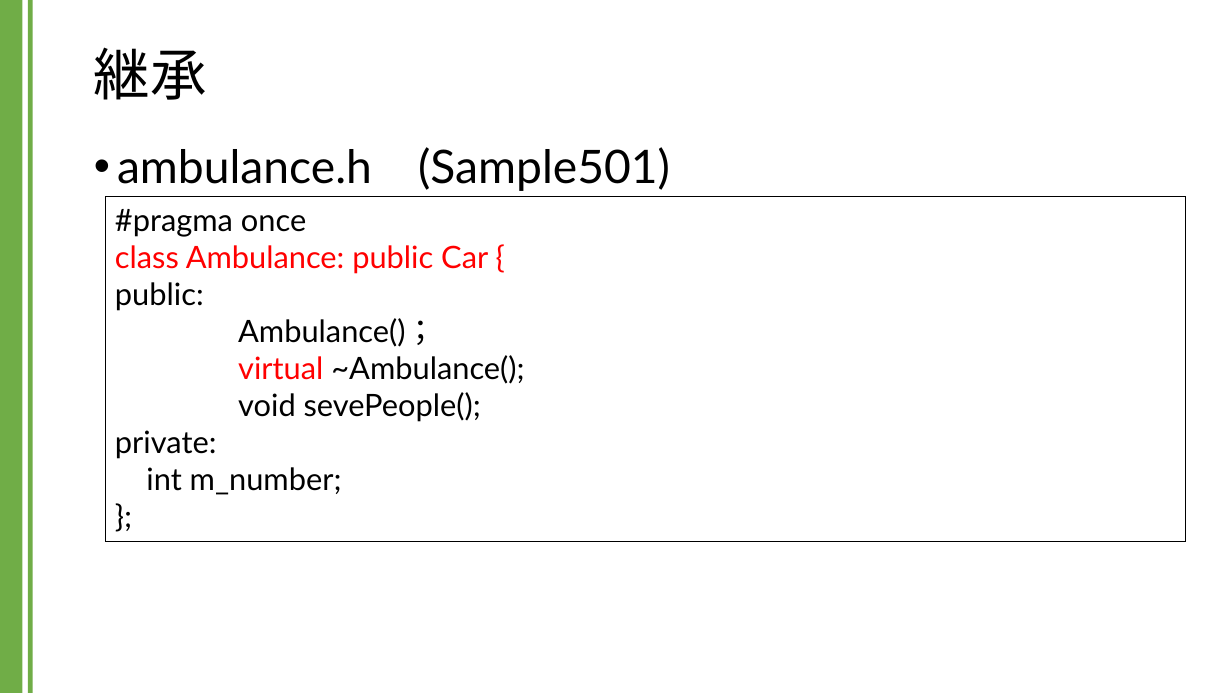
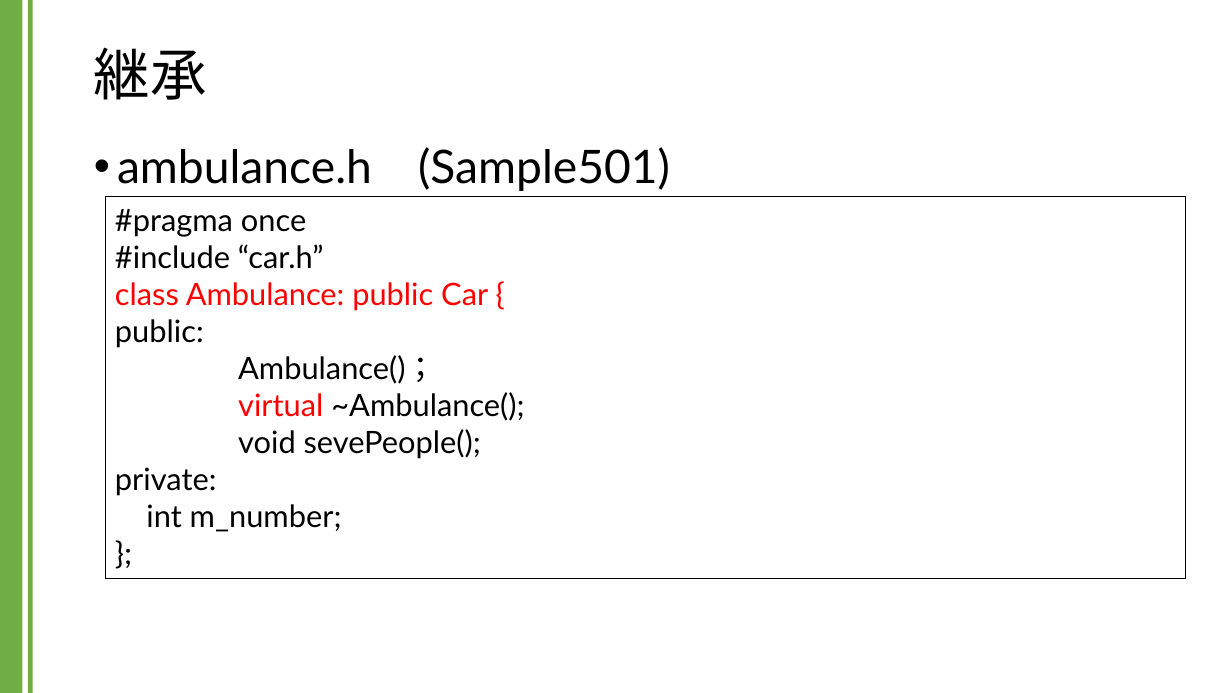
Before and after one commit to kic-murata/cpp2024, a slide deck: slide 5 of 授業資料/講義資料：継承とポリモーフィズム.pptx. Drawn at 1232x693 pixels with LibreOffice and Linux fonts; fonts in the diff are those of the drawing. Boxes give left, top, right and bottom in pixels: in the first picture for what was removed or moved away, otherwise in the second. Text is boxed around its words. In the diff, an @@ line names an element or a change of style, - is before the commit and + after.

```diff
--- a/授業資料/講義資料：継承とポリモーフィズム.pptx
+++ b/授業資料/講義資料：継承とポリモーフィズム.pptx
@@ rectangle "#pragma once": place and size @@
-rectangle "#pragma once" at [106, 196, 1187, 542]
+rectangle "#pragma once" at [106, 196, 1187, 579]
@@ text in rectangle at [115, 244, 324, 269]: paragraph added @@
+#include “car.h”
```
Also in this commit, not shown: 12 other files.
